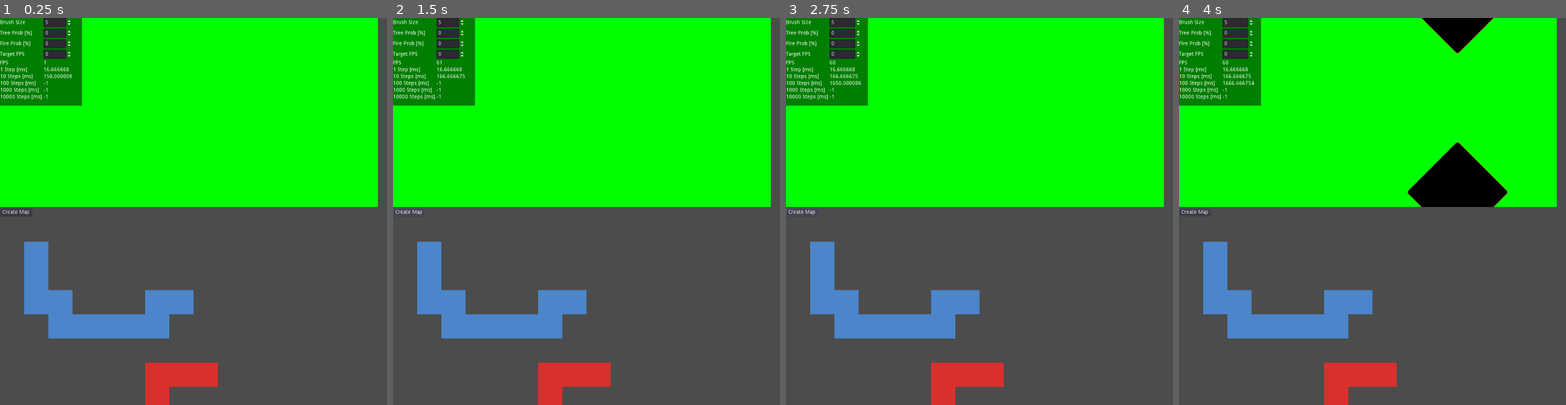
Above: before the commit, frames 1-4 (left to right).
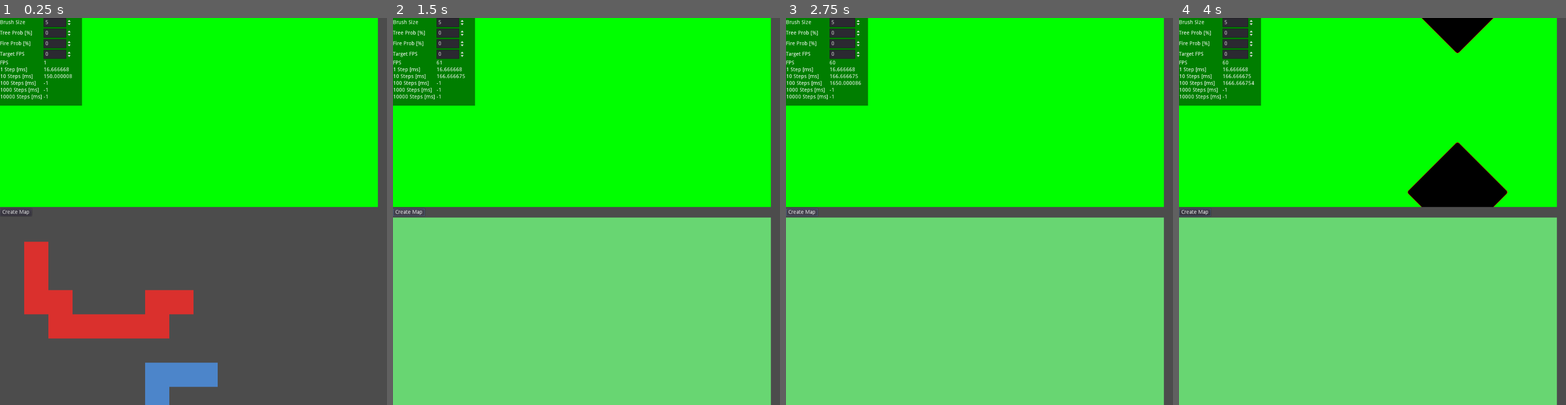
Above: after the commit, the same moments.

Repository: max-deutsch/cellular-map
Game: Godot game, scene res://scenes/Main.tscn
The game is run twice, just before and just after one commit, with the same random seed, the same clock (stepped at 60 frames per second) and the same inputs.
Inputs (mouse positions are in pixels of both pictures, inside the frame that each line leads up to):
- Up to frame 1 (0.25 s): no input
- Up to frame 2 (1.5 s): click "Create Map" at 0.5 s; click "Create Map" at 1.25 s
- Up to frame 3 (2.75 s): click "Create Map" at 2 s
- Up to frame 4 (4 s): tap Enter at 2.75 s; move the mouse to (1457, 192) at 2.77 s; click (1457, 192) at 2.92 s; move the mouse to (1295, 230) at 3.52 s; click (1295, 230) at 3.67 s

The runs differ from the first frame. In frame 1, 5.8% of the frame differs, in the area x 6-57%, y 57-100%; in frame 2, 47%, in the area x 0-98%, y 51-100%; in frame 3, 47%; in frame 4, 47%.

Commit message:
Use texture to fill tilemap

Diff:
--- a/RootControl.gd
+++ b/RootControl.gd
@@ -4,6 +4,8 @@
 # Declare member variables here. Examples:
 # var a = 2
 # var b = "text"
+
+onready var textureRectFinalDisplay:TextureRect = $"TextureRectFinalDisplay"
 
 
 # Called when the node enters the scene tree for the first time.
@@ -14,3 +16,6 @@
 # Called every frame. 'delta' is the elapsed time since the previous frame.
 #func _process(delta):
 #	pass
+
+func getTexture() -> Texture:
+	return textureRectFinalDisplay.texture
--- a/scenes/Main.tscn
+++ b/scenes/Main.tscn
@@ -13,16 +13,16 @@
 margin_right = 1000.0
 margin_bottom = 1028.0
 
-[node name="ViewportContainer" type="ViewportContainer" parent="VBoxContainer"]
+[node name="MapGenViewportContainer" type="ViewportContainer" parent="VBoxContainer"]
 margin_right = 1000.0
 margin_bottom = 500.0
 
-[node name="Viewport" type="Viewport" parent="VBoxContainer/ViewportContainer"]
+[node name="Viewport" type="Viewport" parent="VBoxContainer/MapGenViewportContainer"]
 size = Vector2( 1000, 500 )
 handle_input_locally = false
 render_target_update_mode = 3
 
-[node name="RootControl" parent="VBoxContainer/ViewportContainer/Viewport" instance=ExtResource( 1 )]
+[node name="RootControl" parent="VBoxContainer/MapGenViewportContainer/Viewport" instance=ExtResource( 1 )]
 
 [node name="UIContainer" type="HBoxContainer" parent="VBoxContainer"]
 margin_top = 504.0
@@ -35,14 +35,14 @@
 margin_bottom = 20.0
 text = "Create Map"
 
-[node name="ViewportContainer2" type="ViewportContainer" parent="VBoxContainer"]
+[node name="MapViewportContainer" type="ViewportContainer" parent="VBoxContainer"]
 margin_top = 528.0
 margin_right = 1000.0
 margin_bottom = 1028.0
 
-[node name="Viewport" type="Viewport" parent="VBoxContainer/ViewportContainer2"]
+[node name="Viewport" type="Viewport" parent="VBoxContainer/MapViewportContainer"]
 size = Vector2( 1000, 500 )
 handle_input_locally = false
 render_target_update_mode = 3
 
-[node name="Map" parent="VBoxContainer/ViewportContainer2/Viewport" instance=ExtResource( 2 )]
+[node name="Map" parent="VBoxContainer/MapViewportContainer/Viewport" instance=ExtResource( 2 )]
--- a/scenes/Map.tscn
+++ b/scenes/Map.tscn
@@ -1,6 +1,7 @@
-[gd_scene load_steps=4 format=2]
+[gd_scene load_steps=5 format=2]
 
 [ext_resource path="res://assets/tilemap.png" type="Texture" id=1]
+[ext_resource path="res://scripts/Map.gd" type="Script" id=2]
 
 [sub_resource type="ConvexPolygonShape2D" id=1]
 points = PoolVector2Array( 64, 64, 0, 64, 0, 0, 64, 0 )
@@ -74,3 +75,4 @@
 tile_set = SubResource( 2 )
 format = 1
 tile_data = PoolIntArray( 65537, 0, 0, 131073, 0, 0, 196609, 0, 0, 196610, 0, 0, 196614, 0, 0, 196615, 0, 0, 262146, 0, 0, 262147, 0, 0, 262148, 0, 0, 262149, 0, 0, 262150, 0, 0, 393222, 2, 0, 393223, 2, 0, 393224, 2, 0, 458758, 2, 0 )
+script = ExtResource( 2 )
--- /dev/null
+++ b/scripts/Map.gd
@@ -0,0 +1,45 @@
+extends TileMap
+
+
+# Declare member variables here. Examples:
+# var a = 2
+# var b = "text"
+
+
+# Called when the node enters the scene tree for the first time.
+func _ready():
+	pass # Replace with function body.
+
+
+# Called every frame. 'delta' is the elapsed time since the previous frame.
+#func _process(delta):
+#	pass
+
+func fillFromTexture(texture: Texture):
+	print("fillFromTexture")
+	var image: Image = texture.get_data()
+	# self.clear()
+	image.lock()
+	for x in image.get_width():
+		for y in image.get_height():
+			var col: Color = image.get_pixel(x, y)
+			var tile: int = -1
+			if col.r > 0:
+				tile = 0
+			elif col.g > 0:
+				tile = 1
+			elif col.b > 0:
+				tile = 2
+			self.set_cell(x, y, tile)
+	image.unlock()
+
+# RGB
+# Red
+# Green
+# Blue
+
+# Tiles
+# 0 Food
+# 1 Land
+# 2 Water
+# 3 Eaten Food
--- a/scripts/UIContainer.gd
+++ b/scripts/UIContainer.gd
@@ -1,6 +1,8 @@
 extends HBoxContainer
 
 onready var createMapButton = $"CreateMapButton"
+onready var map = $"../MapViewportContainer/Viewport/Map"
+onready var mapGen = $"../MapGenViewportContainer/Viewport/RootControl"
 
 # Declare member variables here. Examples:
 # var a = 2
@@ -18,3 +20,5 @@
 
 func on_create_map():
 	print("on_create_map")
+	var texture: Texture = mapGen.getTexture()
+	map.fillFromTexture(texture)
Binary file changed: assets/tilemap.png
